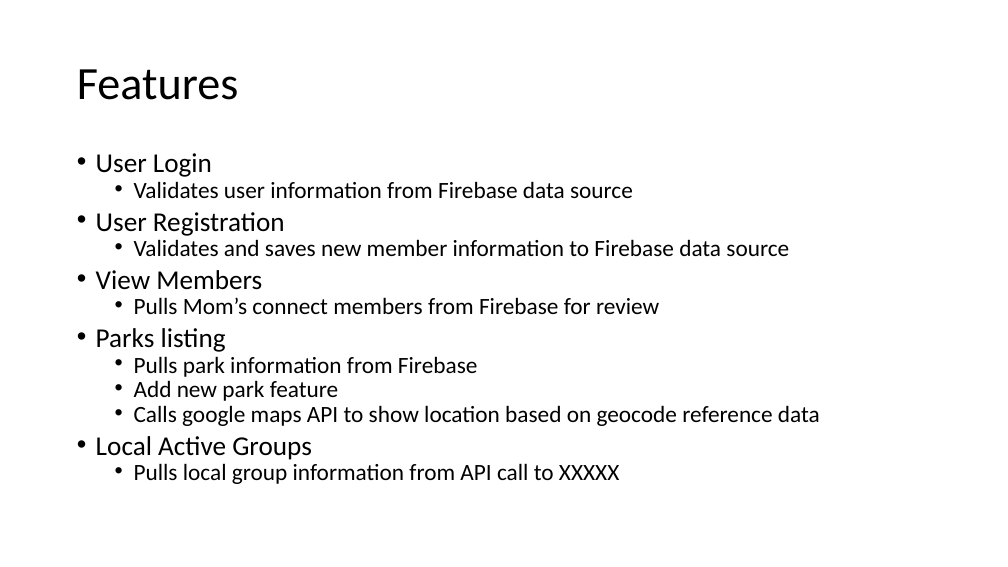
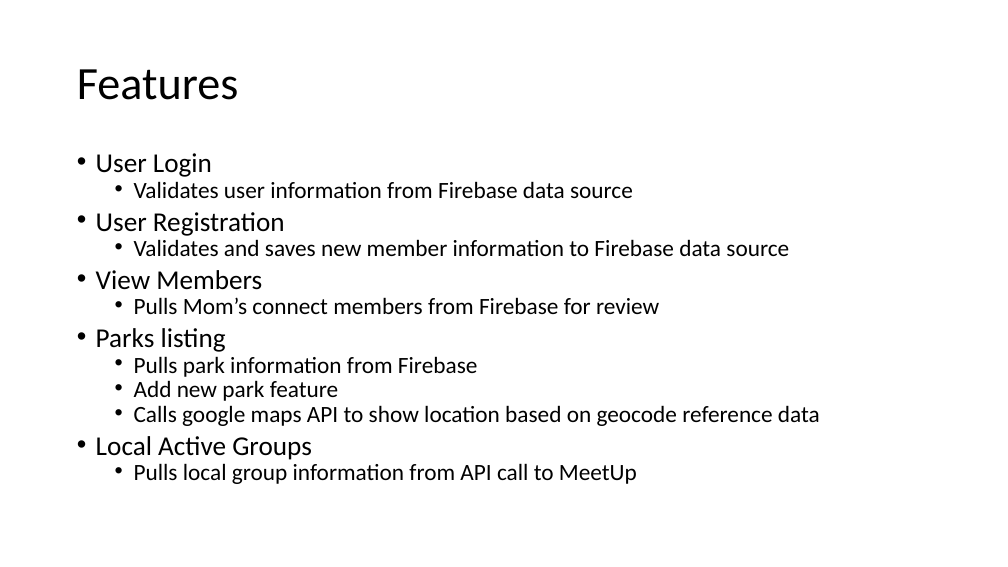
Before and after one commit to DukeDog37/MomsConnectPrj1, a slide deck: slide 5 of Presentation1.pptx. Drawn at 1008x567 pixels with LibreOffice and Linux fonts; fonts in the diff are those of the drawing. Boxes give left, top, right and bottom in pixels: in the first picture for what was removed or moved away, otherwise in the second. Text is boxed around its words. In the diff, an @@ line names an element or a change of style, - is before the commit and + after.

Commit message:
powerpoint updates

```diff
--- a/Presentation1.pptx
+++ b/Presentation1.pptx
@@ text at box(134, 463, 637, 484): text changed @@
-  • Pulls local group information from API call to XXXXX
+  • Pulls local group information from API call to MeetUp
```
Also in this commit, not shown: 1 other slide changed, 2 slides added, 1 slide removed.
